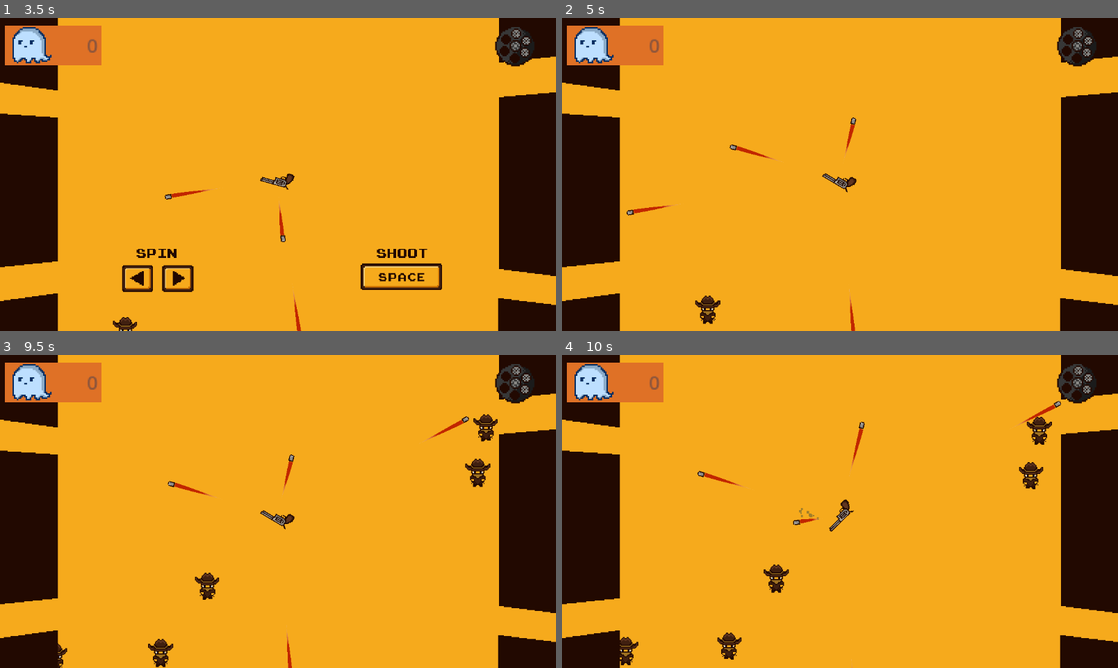
Above: before the commit, frames 1-4 (two rows, left to right).
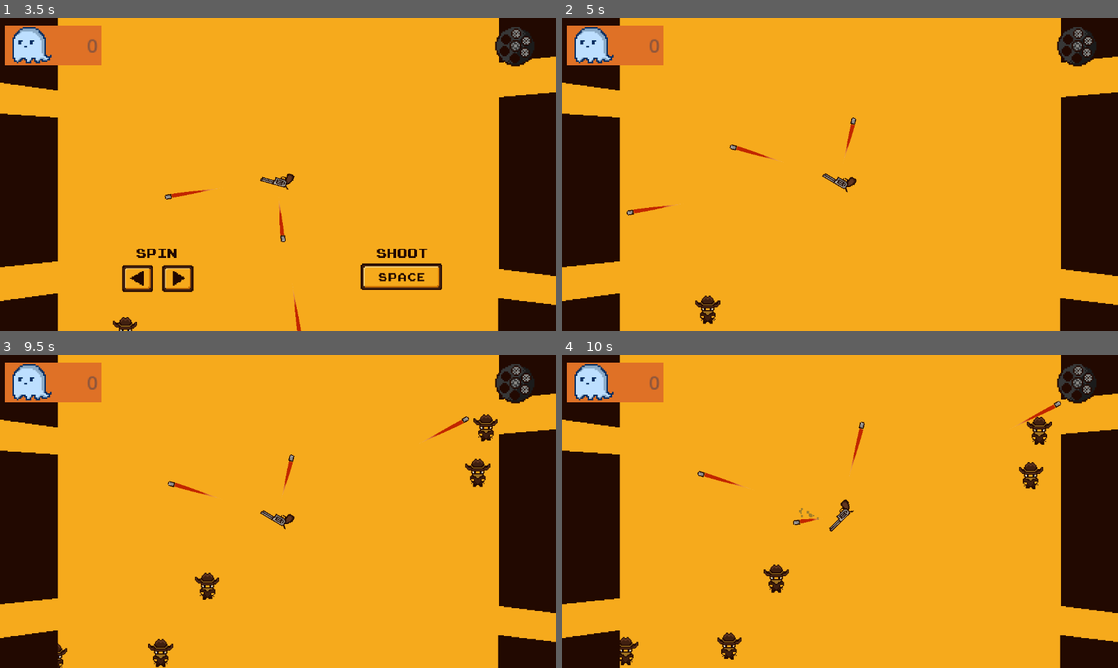
Above: after the commit, the same moments.

Repository: Guigo-dev/JuniperGameJam
Game: Godot game, scene res://Scenes/Menus/menu_inicial.tscn
The game is run twice, just before and just after one commit, with the same random seed, the same clock (stepped at 60 frames per second) and the same inputs.
Inputs (mouse positions are in pixels of both pictures, inside the frame that each line leads up to):
- Up to frame 1 (3.5 s): click (278, 196) at 0.5 s; move the mouse to (400, 158) at 1.27 s; hold Right (Direita) 1.28-2.03 s; tap Space (atirar) at 1.35, 2.1, 2.85 s; click (400, 158) at 1.42 s; move the mouse to (166, 190) at 2.02 s; hold Left (Esquerda) 2.03-2.78 s; move the mouse to (333, 105) at 2.77 s; hold Right (Direita) from 2.78 s (still down)
- Up to frame 2 (5 s): move the mouse to (812, 237) at 3.52 s; tap Space (atirar) at 3.6, 4.35 s; click (812, 237) at 3.67 s; move the mouse to (1006, 221) at 4.27 s; release Right (Direita) at 4.28 s; hold Left (Esquerda) from 4.28 s (still down)
- Up to frame 3 (9.5 s): move the mouse to (111, 464) at 5.02 s; tap Space (atirar) every 0.75 s from 5.1 to 8.85 s; move the mouse to (305, 511) at 5.77 s; click (305, 511) at 5.92 s; move the mouse to (194, 433) at 6.52 s; release Left (Esquerda) at 6.53 s; hold Right (Direita) 6.53-8.78 s; move the mouse to (400, 495) at 7.27 s; move the mouse to (166, 527) at 8.02 s; click (166, 527) at 8.17 s; move the mouse to (333, 442) at 8.77 s; hold Left (Esquerda) from 8.78 s (still down)
- Up to frame 4 (10 s): keep holding Left (Esquerda); move the mouse to (812, 574) at 9.52 s; tap Space (atirar) at 9.6 s

Frame 1 is identical in both runs. In frame 2, less than 0.1% of the frame differs, in the area x 51-53%, y 86-100%; in frame 3, less than 0.1%; in frame 4, less than 0.1%.

Commit message:
arrumado memory leak

Diff:
--- a/Scripts/FasePrincipal/arma.gd
+++ b/Scripts/FasePrincipal/arma.gd
@@ -3,7 +3,6 @@
 @onready var healthComponent := %HealthComponent
 @onready var bulletSpawner := %BulletSpawner
 @onready var bulletCooldownTimer := $BulletCooldown
-@onready var damageSound = $DamageSound
 
 @export var bulletCooldown: float
 @export var speedMultiplier := 1.0
@@ -48,8 +47,6 @@
 
 func _on_area_entered(area: Area2D) -> void:
 	if(area.is_in_group("enemy")):
-		print("acertou")
-		damageSound.play()
 		healthComponent.updateLP(-1)
 		get_parent().update_lifeCounterIcon(healthComponent.lifePoints,0)
 	if(area.is_in_group("lifeGainer")):
--- a/Scripts/FasePrincipal/bala.gd
+++ b/Scripts/FasePrincipal/bala.gd
@@ -18,8 +18,9 @@
 # Called every frame. 'delta' is the elapsed time since the previous frame.
 func _process(delta: float) -> void:
 	global_position += direction * speed * delta * -1
-	if(penetration == 0):
-		free()
+	if(penetration == 0 || global_position.x > 300 || global_position.x < -300
+						|| global_position.y < -180 || global_position.y > 165 ):
+		queue_free()
 
 func _on_area_entered(area: Area2D) -> void:
 	if(area.is_in_group("enemy")):
